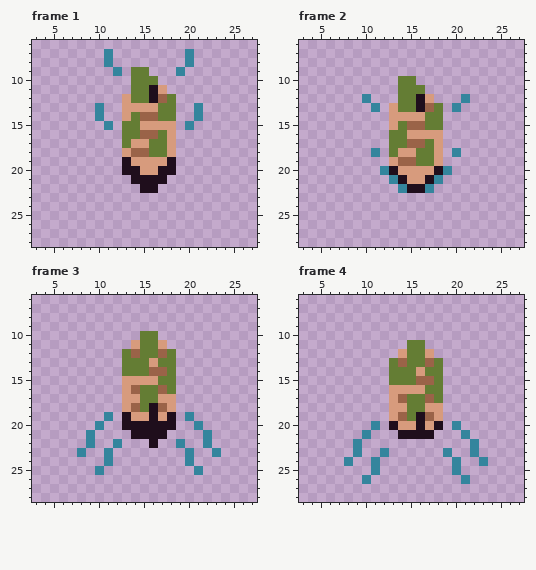
Two versions of one pixel-art file, Aseprite/boats/civilian.aseprite. Above, as it was before the edit.
32x32 pixels, 8 frames. Shown: frame 1: x 3..27, y 6..28; frame 2: x 3..27, y 6..28; frame 3: x 3..27, y 6..28; frame 4: x 3..27, y 6..28. The commit also changed other frames, which this record leaves out.
The result:
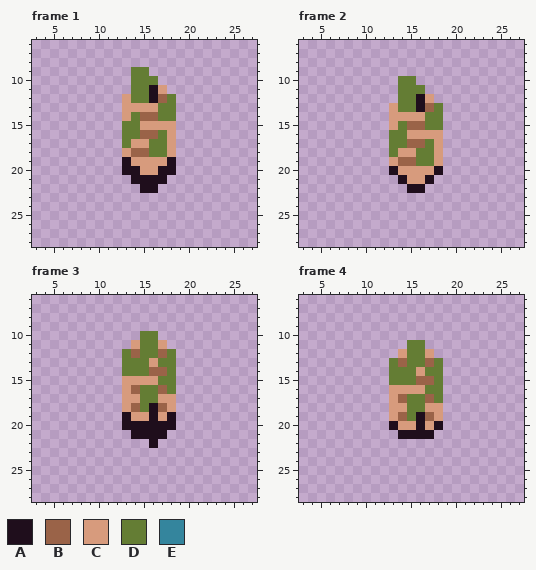
Palette (. is transparent): A #1f0e1c  B #9a6348  C #d79b7d  D #647d34  E #34859d
What changed:
Frame 1:
Colour E is removed in rows 7 to 8 at x 11 and 20; in row 9 at x 12 and 19; in rows 13 to 14 at x 10 and 21; in row 15 at x 11 and 20.
Frame 2:
Colour E is removed in row 12 at x 10 and 21; in row 13 at x 11 and 20; in row 18 at x 11 and 20; in row 20 at x 12 and 19; in row 21 at x 13 and 18; in row 22 at x 14 and 17.
Frame 3:
Colour E is removed in row 19 at x 11 and 20; in row 20 at x 10 and 21; in row 21 at x 9 and 22; in row 22 at x 9, 12, 19 and 22; in row 23 at x 8, 11, 20 and 23; in row 24 at x 11 and 20.
Colour E is removed in row 25 at x 10 and 21.
Frame 4:
Colour E is removed in row 20 at x 11 and 20; in row 21 at x 10 and 21; in row 22 at x 9 and 22; in row 23 at x 9, 12, 19 and 22; in row 24 at x 8, 11, 20 and 23; in row 25 at x 11 and 20.
Colour E is removed in row 26 at x 10 and 21.
